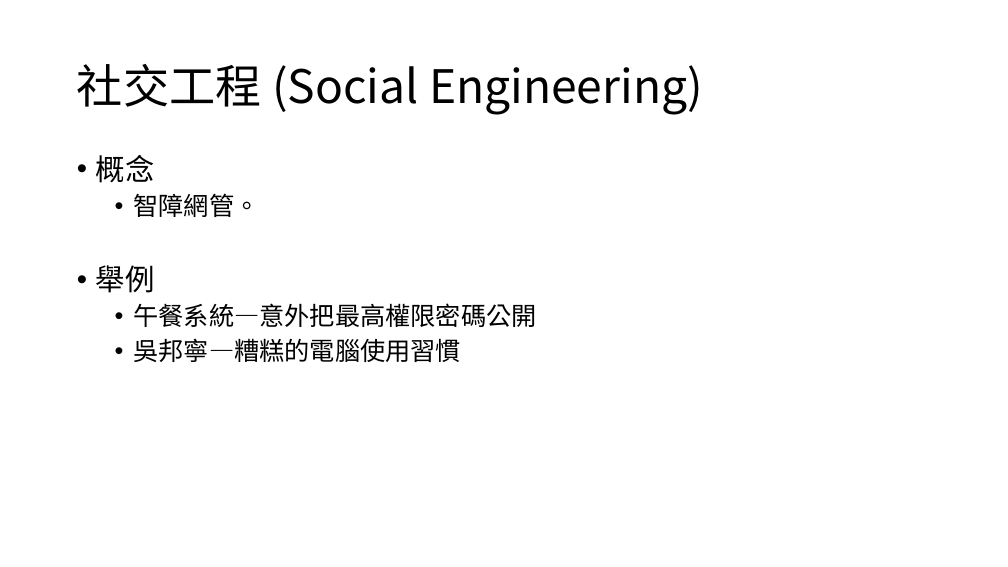
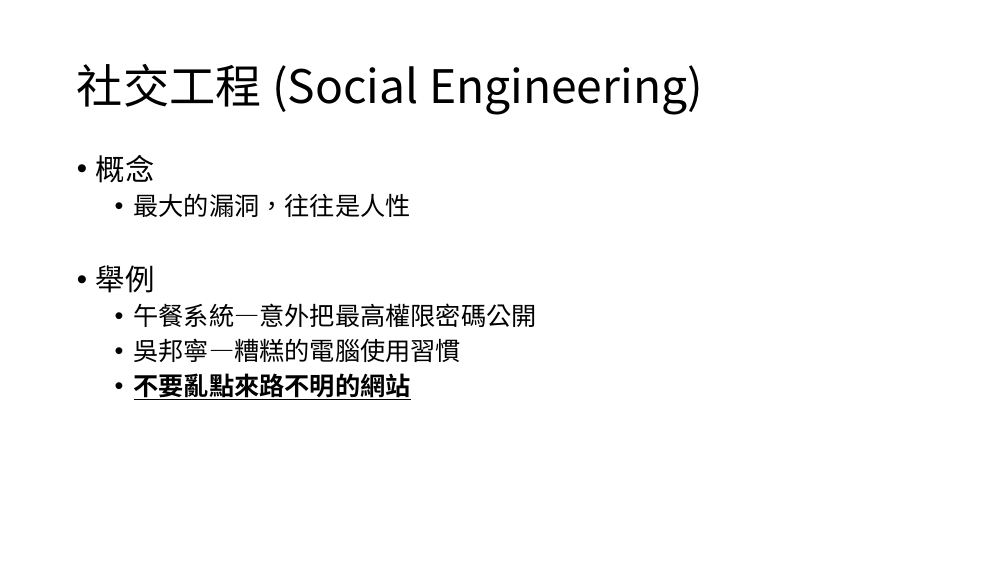
Before and after one commit to lawrence910426/Cloud-drive, a slide deck: slide 7 of Information Security.pptx (slide 10 before the commit). Drawn at 1008x567 pixels with LibreOffice and Linux fonts; fonts in the diff are those of the drawing; background and template pictures are left out. Boxes give left, top, right and bottom in pixels: in the first picture for what was removed or moved away, otherwise in the second. Text is boxed around its words. In the diff, an @@ line names an element or a change of style, - is before the commit and + after.

```diff
--- a/Information Security.pptx
+++ b/Information Security.pptx
@@ text at [134, 193, 411, 217]: text changed @@
-  • 智障網管。
+  • 最大的漏洞，往往是人性
@@ text at [134, 373, 411, 400]: paragraph added @@
+  • 不要亂點來路不明的網站
```
Also in this commit, not shown: 5 other slides changed, 1 slide added, 1 slide removed, 2 other files.
